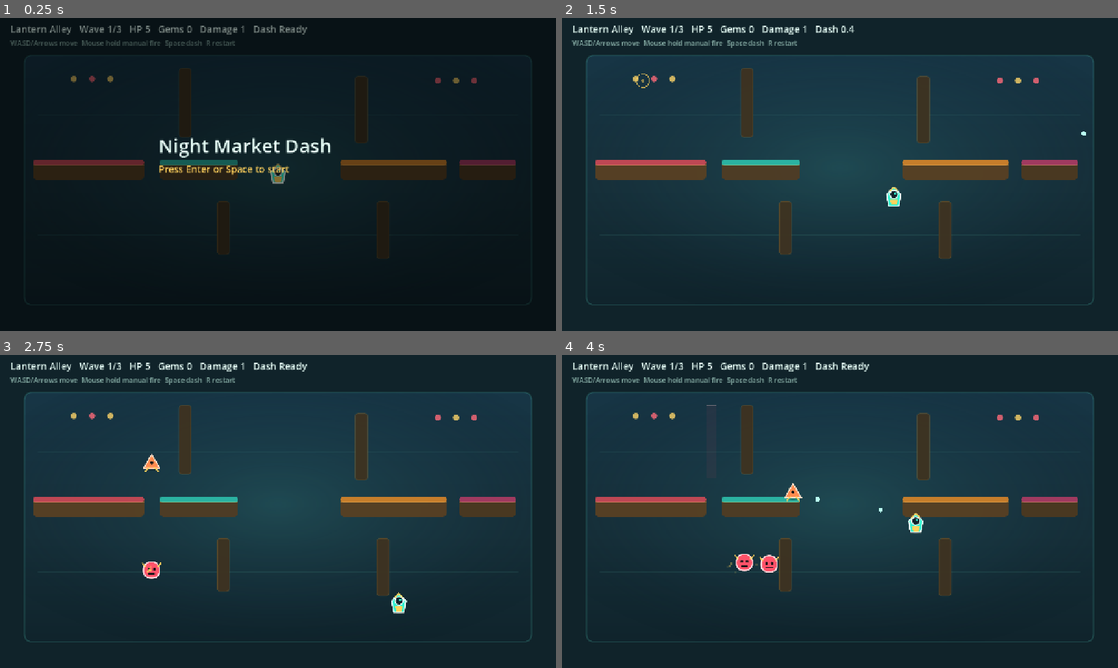
Above: before the commit, frames 1-4 (two rows, left to right).
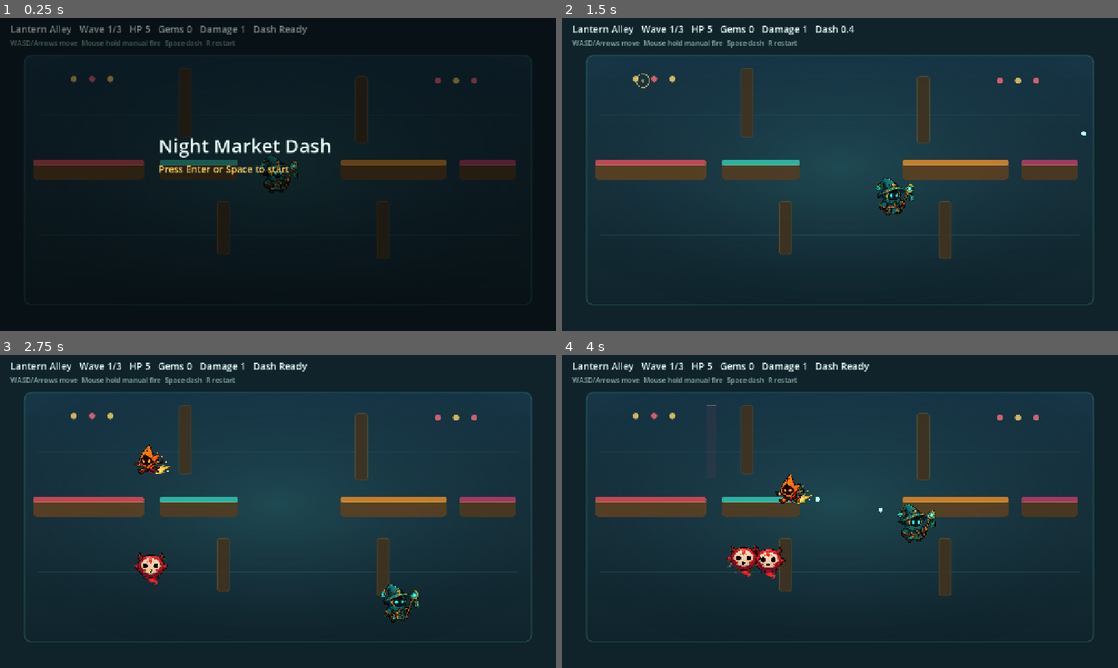
Above: after the commit, the same moments.

Repository: fangwendong/ai-games
Game: Godot game, scene res://scenes/main.tscn
Same seed, same stepped clock (60 frames per second), same inputs: the game is played once before the commit and once after it.
Inputs (mouse positions are in pixels of both pictures, inside the frame that each line leads up to):
- Up to frame 1 (0.25 s): no input
- Up to frame 2 (1.5 s): tap Enter at 0.5, 1.35 s; move the mouse to (962, 158) at 0.52 s; hold D (move_right) 0.53-1.28 s; hold Space (dash) 0.53-1.28 s; click (962, 158) at 0.67 s; move the mouse to (728, 190) at 1.27 s; hold S (move_down) from 1.28 s (still down)
- Up to frame 3 (2.75 s): move the mouse to (333, 442) at 2.02 s; release S (move_down) at 2.03 s; hold D (move_right) from 2.03 s (still down); tap 1 at 2.1 s
- Up to frame 4 (4 s): move the mouse to (812, 574) at 2.77 s; release D (move_right) at 2.78 s; hold W (move_up) 2.78-3.53 s; tap 2 at 2.85 s; click (812, 574) at 2.92 s; move the mouse to (1006, 558) at 3.52 s; hold A (move_left) from 3.53 s (still down); tap 3 at 3.6 s

The runs differ from the first frame. In frame 1, 0.4% of the frame differs, in the area x 46-54%, y 43-56%; in frame 2, 0.5%; in frame 3, 1.1%; in frame 4, 1.5%, in the area x 29-68%, y 38-72%.

Commit message:
Use generated cartoon character art

Diff:
--- a/games/night-market-dash-godot/scripts/main.gd
+++ b/games/night-market-dash-godot/scripts/main.gd
@@ -19,6 +19,7 @@
 const ART_SHOOTER_PATH := "res://assets/art/enemy_shooter.svg"
 const ART_BRUTE_PATH := "res://assets/art/enemy_brute.svg"
 const ART_GEM_PATH := "res://assets/art/gem.svg"
+const ART_CHARACTER_ATLAS_PATH := "res://assets/generated/characters-chroma.png"
 
 var rng := RandomNumberGenerator.new()
 var mode := "ready"
@@ -96,11 +97,11 @@
 
 func load_art() -> void:
 	art_background = load_svg_texture(ART_BACKGROUND_PATH)
-	art_player = load_svg_texture(ART_PLAYER_PATH)
-	art_drifter = load_svg_texture(ART_DRIFTER_PATH)
-	art_runner = load_svg_texture(ART_RUNNER_PATH)
-	art_shooter = load_svg_texture(ART_SHOOTER_PATH)
-	art_brute = load_svg_texture(ART_BRUTE_PATH)
+	art_player = load_chroma_atlas_texture(Rect2i(45, 175, 365, 450))
+	art_drifter = load_chroma_atlas_texture(Rect2i(460, 205, 300, 430))
+	art_runner = load_chroma_atlas_texture(Rect2i(790, 245, 350, 390))
+	art_shooter = load_chroma_atlas_texture(Rect2i(1180, 230, 340, 430))
+	art_brute = load_chroma_atlas_texture(Rect2i(1490, 150, 455, 510))
 	art_gem = load_svg_texture(ART_GEM_PATH)
 
 func load_svg_texture(path: String) -> Texture2D:
@@ -113,6 +114,25 @@
 	if err != OK:
 		push_error("Failed to load SVG asset: " + path)
 		return null
+	return ImageTexture.create_from_image(image)
+
+func load_chroma_atlas_texture(region: Rect2i) -> Texture2D:
+	var atlas := Image.new()
+	var err := atlas.load(ART_CHARACTER_ATLAS_PATH)
+	if err != OK:
+		push_error("Failed to load character atlas")
+		return null
+	atlas.convert(Image.FORMAT_RGBA8)
+	var image := Image.create(region.size.x, region.size.y, false, Image.FORMAT_RGBA8)
+	image.blit_rect(atlas, region, Vector2i.ZERO)
+	for y in image.get_height():
+		for x in image.get_width():
+			var pixel := image.get_pixel(x, y)
+			if pixel.g > 0.72 and pixel.r < 0.35 and pixel.b < 0.35:
+				pixel.a = 0.0
+			elif pixel.g > 0.58 and pixel.r < 0.48 and pixel.b < 0.48:
+				pixel.a = min(pixel.a, 0.35)
+			image.set_pixel(x, y, pixel)
 	return ImageTexture.create_from_image(image)
 
 func has_user_arg(name: String) -> bool:
@@ -554,9 +574,9 @@
 	if dash_time > 0.0:
 		draw_line(player.pos - player.vel * 0.04, player.pos, Color(0.22, 0.96, 0.82, 0.72), 10.0)
 	if invuln_timer > 0.0 and int(Time.get_ticks_msec() / 70) % 2 == 0:
-		draw_texture_centered(art_player, player.pos, Vector2(56, 56), Color(1, 1, 1, 0.62))
+		draw_texture_centered(art_player, player.pos, Vector2(96, 118), Color(1, 1, 1, 0.62))
 	else:
-		draw_texture_centered(art_player, player.pos, Vector2(56, 56))
+		draw_texture_centered(art_player, player.pos, Vector2(96, 118))
 
 func draw_enemies() -> void:
 	for enemy in enemies:
@@ -565,13 +585,13 @@
 func draw_enemy(enemy: Dictionary) -> void:
 	var modulate := Color.WHITE if enemy.hit > 0.0 else Color(1, 1, 1, 1)
 	if enemy.type == "runner":
-		draw_texture_centered(art_runner, enemy.pos, Vector2(46, 46), modulate)
+		draw_texture_centered(art_runner, enemy.pos, Vector2(92, 102), modulate)
 	elif enemy.type == "shooter":
-		draw_texture_centered(art_shooter, enemy.pos, Vector2(52, 52), modulate)
+		draw_texture_centered(art_shooter, enemy.pos, Vector2(94, 110), modulate)
 	elif enemy.type == "brute":
-		draw_texture_centered(art_brute, enemy.pos, Vector2(66, 66), modulate)
+		draw_texture_centered(art_brute, enemy.pos, Vector2(126, 138), modulate)
 	else:
-		draw_texture_centered(art_drifter, enemy.pos, Vector2(50, 50), modulate)
+		draw_texture_centered(art_drifter, enemy.pos, Vector2(86, 102), modulate)
 
 func draw_bullets() -> void:
 	for bullet in bullets:
Binary file added: games/night-market-dash-godot/assets/generated/characters-chroma.png
Not shown, changed: games/night-market-dash-godot/README.md
Not shown, changed: games/night-market-dash-godot/design.md
